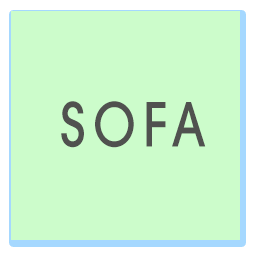
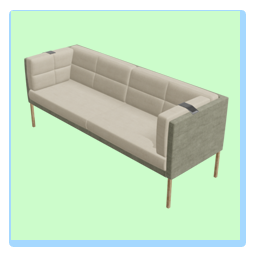
Two versions of the same layered image (256x256). Layer-by-layer changes:
hid "SOFA" over [61, 101, 206, 148]
added layer "Layer 3" above "Rectangle 1" over [24, 44, 229, 209]
